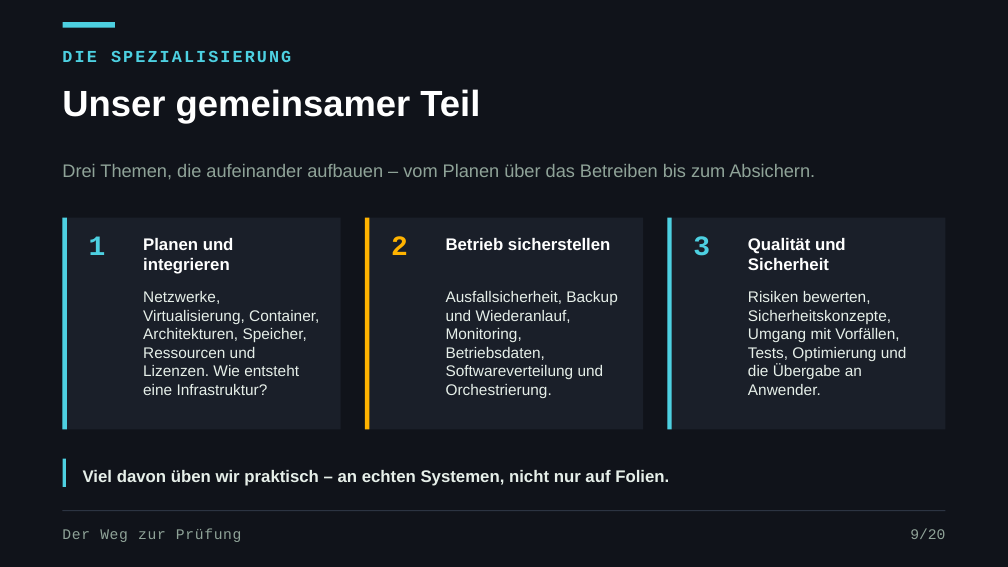
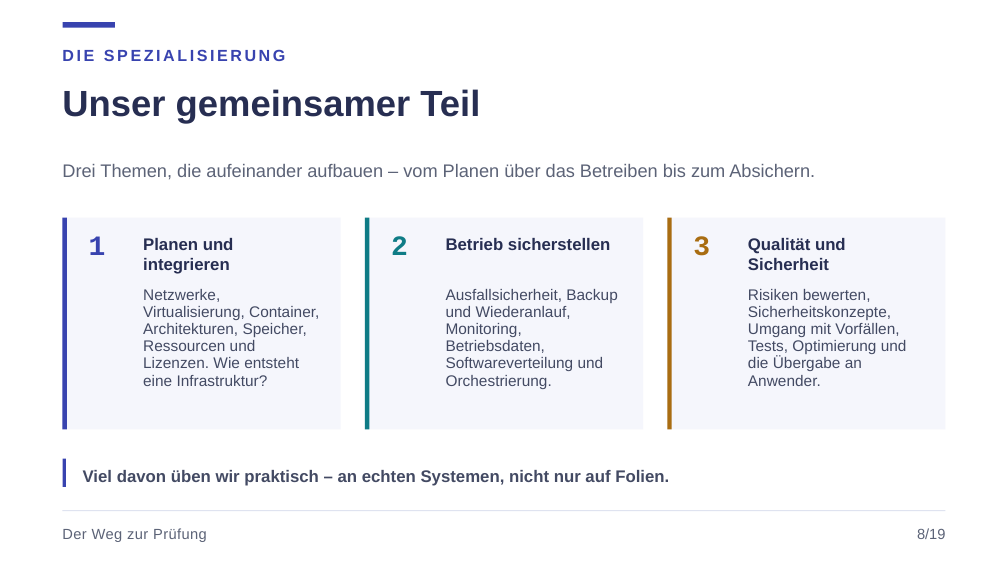
Before and after one commit to JacobMenge/kurs-unterlagen, a slide deck: slide 11 of folien/dist/00-orientierung.pptx (slide 12 before the commit). Drawn at 1008x567 pixels with LibreOffice and Linux fonts; fonts in the diff are those of the drawing. Boxes give left, top, right and bottom in pixels: in the first picture for what was removed or moved away, otherwise in the second. Text is boxed around its words. In the diff, an @@ line names an element or a change of style, - is before the commit and + after.

Commit message:
folien: helles cloudhelden-design, partner-interview statt kennenlernspiel

```diff
--- a/folien/dist/00-orientierung.pptx
+++ b/folien/dist/00-orientierung.pptx
@@ background #10131A to #FFFFFF @@
@@ text "DIE SPEZIALISIERUNG" at (62, 49, 285, 61): size 12 to 11.5 pt, font Courier New to Arial, text colour #4DD0E1 to #3843AF, letter spacing 1.5 to 1.8 pt @@
@@ text "Drei Themen, die aufeinander aufbauen ..." at (62, 164, 815, 180): text colour #8FA398 to #5C6377 @@
@@ text "1" at (89, 236, 106, 255): text colour #4DD0E1 to #3843AF @@
@@ rectangle at (365, 218, 369, 429): fill #FFB300 to #0F7C86 @@
@@ text "2" at (391, 236, 408, 255): text colour #FFB300 to #0F7C86 @@
@@ fill #1A1F29 to #F5F6FC in 3 elements at (62, 218, 341, 429), (365, 218, 643, 429), (667, 218, 946, 429) @@
@@ rectangle at (667, 218, 671, 429): fill #4DD0E1 to #A96D12 @@
@@ text "3" at (693, 236, 710, 256): text colour #4DD0E1 to #A96D12 @@
@@ text colour #FFFFFF to #272E52 in 4 elements at (62, 89, 480, 124), (143, 238, 234, 274), (446, 238, 611, 250), (748, 238, 846, 270) @@
@@ text colour #E6EFE9 to #434A63; line spacing 1 to 0.92 in 3 elements at (143, 289, 319, 386), (446, 289, 617, 389), (748, 289, 907, 386) @@
@@ fill #4DD0E1 to #3843AF in 3 elements at (62, 22, 115, 28), (62, 218, 67, 429), (62, 459, 67, 487) @@
@@ text "Viel davon üben wir praktisch ..." at (83, 470, 669, 486): text colour #E6EFE9 to #434A63 @@
@@ text "Der Weg zur Prüfung" at (62, 528, 207, 542): font Courier New to Arial, text colour #8FA398 to #5C6377, letter spacing 0.5 to 0.3 pt @@
@@ line (62, 511) - (946, 511): stroke #2C3442 0.75 pt to #DFE3F0 0.75 pt @@
@@ text at (917, 528, 945, 539): text changed; font Courier New to Arial; text colour #8FA398 to #5C6377 @@
-9/20
+8/19
```
Also in this commit, not shown: 21 other slides changed, 2 slides added, 3 slides removed, 4 other files.
